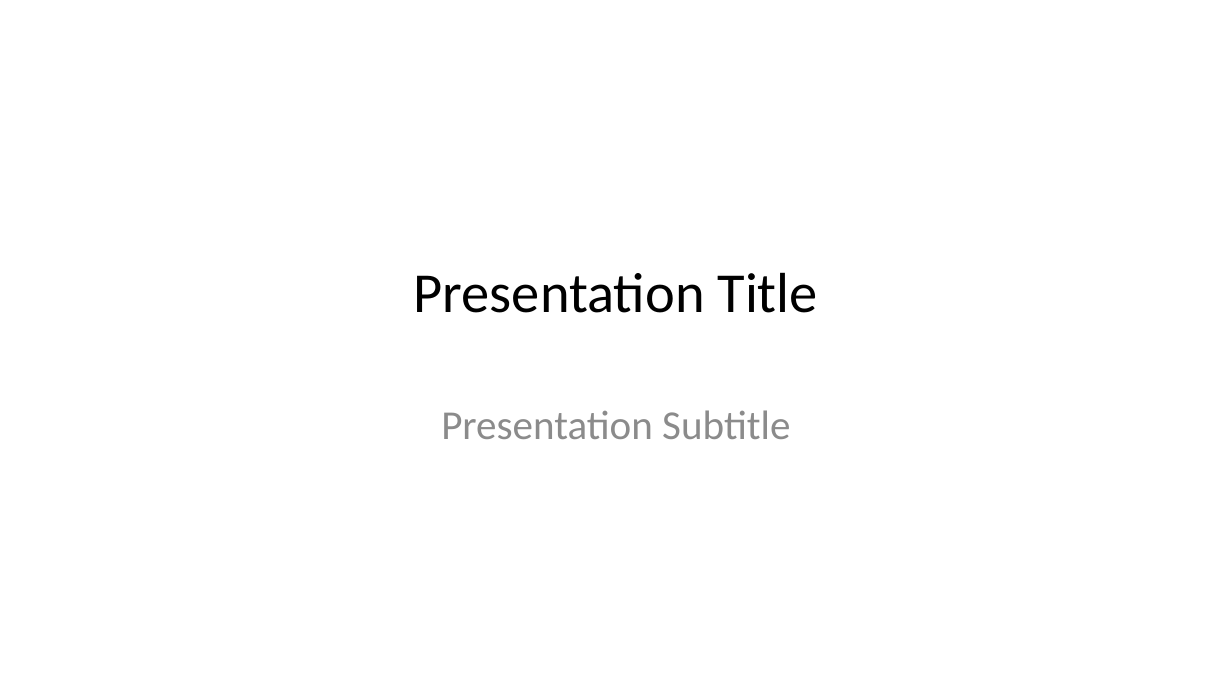
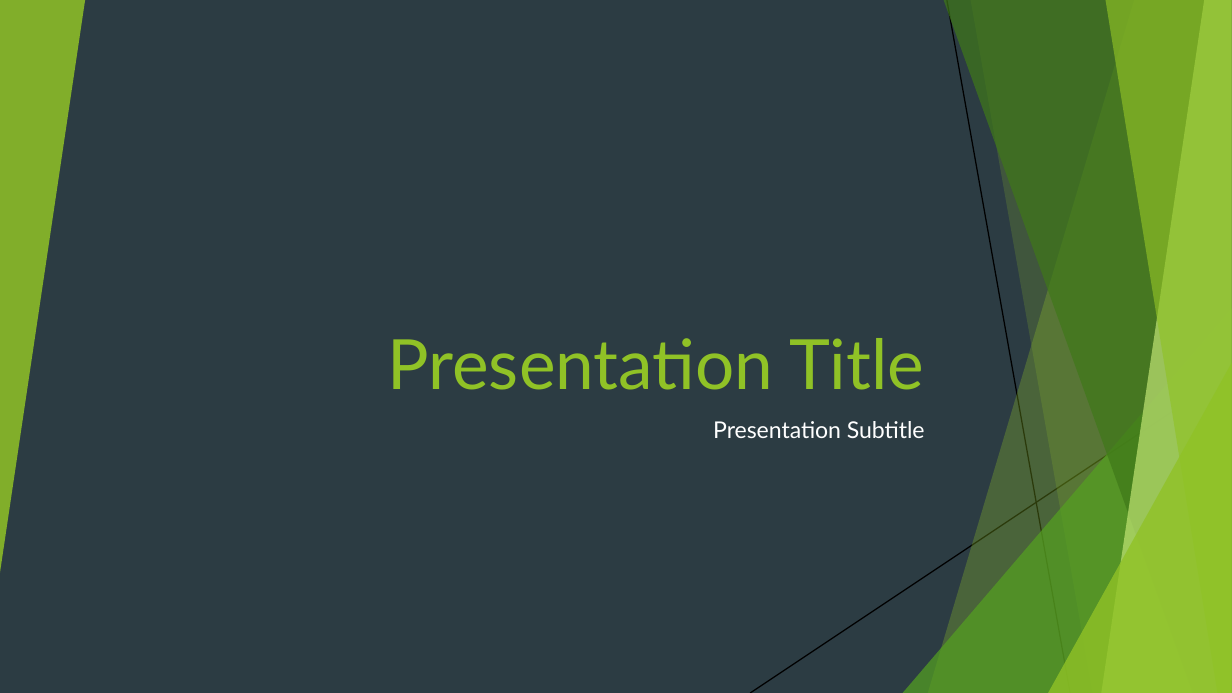
Before and after one commit to sun123zxy/sunquartex, a slide deck: slide 1 of _assets/suntemp-pre.pptx. Drawn at 1232x693 pixels with LibreOffice and Linux fonts; fonts in the diff are those of the drawing. Boxes give left, top, right and bottom in pixels: in the first picture for what was removed or moved away, otherwise in the second. Text is boxed around its words. In the diff, an @@ line names an element or a change of style, - is before the commit and + after.

```diff
--- a/_assets/suntemp-pre.pptx
+++ b/_assets/suntemp-pre.pptx
@@ background #FFFFFF to #2C3C43 @@
@@ group added at (x1=0, y1=0, x2=1232, y2=693): 5 freeform shapes, 3 triangles, 2 lines @@
@@ title "Presentation Title" moved from (x1=414, y1=272, x2=818, y2=313) to (x1=388, y1=338, x2=924, y2=390) @@
@@ title "Presentation Title" at (x1=388, y1=338, x2=924, y2=390): size 33 to 40.5 pt, font Calibri to Lato, text colour #000000 to #90C226; alignment centre to right; vertical alignment middle to bottom @@
@@ subtitle "Presentation Subtitle" moved from (x1=441, y1=410, x2=790, y2=439) to (x1=713, y1=421, x2=925, y2=438) @@
@@ subtitle "Presentation Subtitle" at (x1=713, y1=421, x2=925, y2=438): size 24 to 13.5 pt, font Calibri to Lato, text colour #8C8C8C to #FFFFFF; alignment centre to right; more space between paragraphs @@
```
Also in this commit, not shown: 3 other slides changed, 4 other files.
